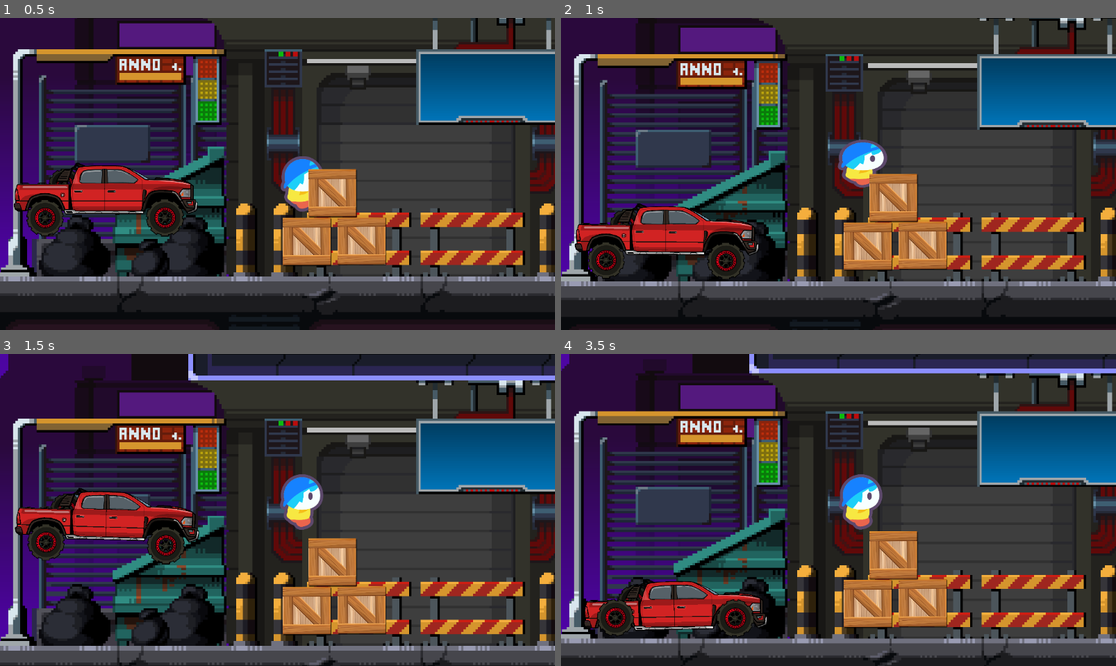
Above: before the commit, frames 1-4 (two rows, left to right).
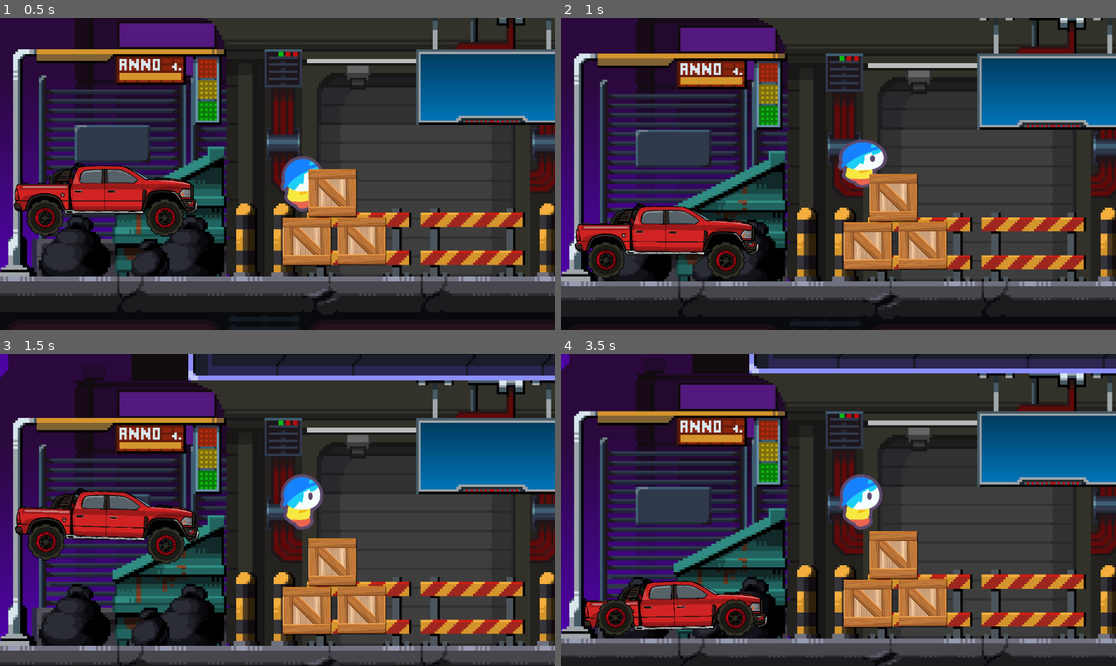
Above: after the commit, the same moments.

Repository: Divya-Darshan/GMEL
Game: Godot game, scene res://world.tscn
The game is run twice, just before and just after one commit, with the same random seed, the same clock (stepped at 60 frames per second) and the same inputs.
Inputs:
- Up to frame 1 (0.5 s): no input
- Up to frame 2 (1 s): tap Enter (enter) at 0.5 s; tap A (a) at 0.6 s; tap Space (jump) at 0.77 s; tap D (d) at 0.8 s
- Up to frame 3 (1.5 s): tap D (d) at 1.35 s
- Up to frame 4 (3.5 s): tap Space (jump) at 1.52, 3.02 s; tap Enter (enter) at 1.55 s; hold Enter (enter) 2.03-2.78 s; tap A (a) at 2.3, 2.85 s; tap D (d) at 3.05 s

Frame 1 is identical in both runs. In frame 2, 1.6% of the frame differs, in the area x 1-100%, y 0-90%; in frame 3, 1.9%; in frame 4, 2.1%, in the area x 0-100%, y 1-100%.

Commit message:
Camera Shake failed attempt #1

Diff:
--- a/cars/car.gd
+++ b/cars/car.gd
@@ -22,8 +22,18 @@
 
 var car_active := false
 
+# === CAMERA SHAKE ===
+var shake_strength := 20.0
+var shake_duration := 0.25
+var shake_decay := 20.0
+
+var shake_time := 0.0
+var current_shake_power := 0.0
+
+
 func car():
 	pass
+
 
 func _ready() -> void:
 	enter.visible = false
@@ -34,14 +44,23 @@
 
 	car_camera.enabled = false
 
+	# 🔥 connect all breakable boxes
+	for box in get_tree().get_nodes_in_group("breakable"):
+		if box.has_signal("hit_object"):
+			box.hit_object.connect(_on_object_hit)
 
-# ✅ KEY INPUT (E to enter/exit)
+
+# ✅ KEY INPUT (ENTER to enter/exit)
 func _input(event):
 	if event.is_action_pressed("enter"):
 		if car_active:
 			exit_car()
 		else:
 			enter_car()
+
+
+func _process(delta):
+	update_camera_shake(delta)
 
 
 func _physics_process(delta: float) -> void:
@@ -54,13 +73,13 @@
 		back_wheel.apply_torque_impulse(dir * speed * delta * 60.0)
 		front_wheel.apply_torque_impulse(dir * speed * delta * 60.0)
 
-	# ✅ SPACE = JUMP
+	# JUMP
 	if Input.is_action_just_pressed("jump"):
 		back_wheel.apply_impulse(Vector2(0, jump_force))
 		front_wheel.apply_impulse(Vector2(0, jump_force))
 		apply_impulse(Vector2(0, jump_force * 0.6))
 
-	# float
+	# FLOAT
 	if Input.is_action_pressed("ui_accept"):
 		float_timer -= delta
 		if float_timer <= 0.0:
@@ -126,3 +145,33 @@
 
 	enter.visible = true
 	exit.visible = false
+
+
+# === RECEIVE HIT FROM BOX ===
+func _on_object_hit(strength):
+	start_shake(strength)
+
+
+# === START SHAKE ===
+func start_shake(strength):
+	current_shake_power = shake_strength * clamp(strength, 0.5, 3.0)
+	shake_time = shake_duration
+
+
+# === SHAKE UPDATE ===
+func update_camera_shake(delta):
+	if not car_camera.enabled:
+		return
+
+	if shake_time > 0.0:
+		shake_time -= delta
+
+		var t = shake_time / shake_duration
+		var power = current_shake_power * pow(t, 2)
+
+		car_camera.offset = Vector2(
+			randf_range(-1, 1),
+			randf_range(-1, 1)
+		) * power
+	else:
+		car_camera.offset = car_camera.offset.lerp(Vector2.ZERO, shake_decay * delta)
--- a/ui/box/box.tscn
+++ b/ui/box/box.tscn
@@ -6,7 +6,7 @@
 script/source = "extends Node2D
 
 @onready var sprite: Sprite2D = $\"1\"
-@onready var static_body_2d: StaticBody2D = $StaticBody2D
+@onready var static_body_2d = $StaticBody2D
 signal hit_object(strength)
 
 # === SETTINGS ===
@@ -23,6 +23,7 @@
 
 func _ready() -> void:
 	randomize()
+
 
 
 func _process(delta: float) -> void:
@@ -134,6 +135,8 @@
 [sub_resource type="RectangleShape2D" id="RectangleShape2D_j7qbe"]
 
 [node name="box" type="Node2D" unique_id=859864415]
+light_mask = 3
+visibility_layer = 3
 script = SubResource("GDScript_fys3n")
 
 [node name="1" type="Sprite2D" parent="." unique_id=319818173]
@@ -147,11 +150,11 @@
 scale = Vector2(26.781631, 26.781631)
 shape = SubResource("RectangleShape2D_vt8vk")
 
-[node name="StaticBody2D" type="StaticBody2D" parent="." unique_id=1631852469]
+[node name="StaticBody2D" type="StaticBody2D" parent="." unique_id=625599494]
 
-[node name="CollisionPolygon2D" type="CollisionShape2D" parent="StaticBody2D" unique_id=2106852617]
-position = Vector2(-4.000002, 34)
-scale = Vector2(19.939526, 19.474123)
+[node name="CollisionShape2D" type="CollisionShape2D" parent="StaticBody2D" unique_id=526642366]
+position = Vector2(-3, 34)
+scale = Vector2(19.82084, -19.336184)
 shape = SubResource("RectangleShape2D_j7qbe")
 
 [connection signal="body_entered" from="Area2D" to="." method="_on_body_entered"]
Not shown, changed: gdd.md
